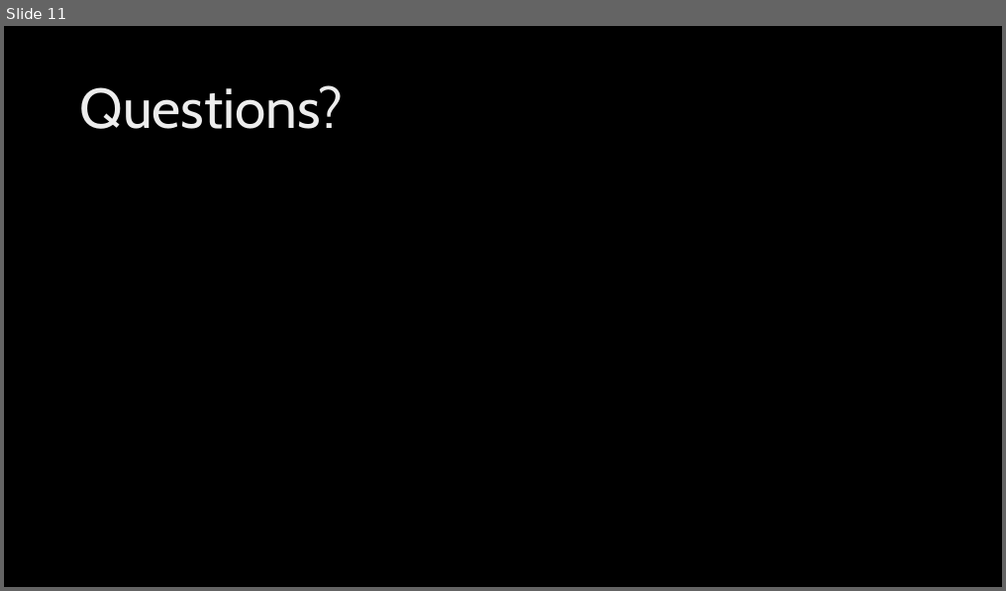
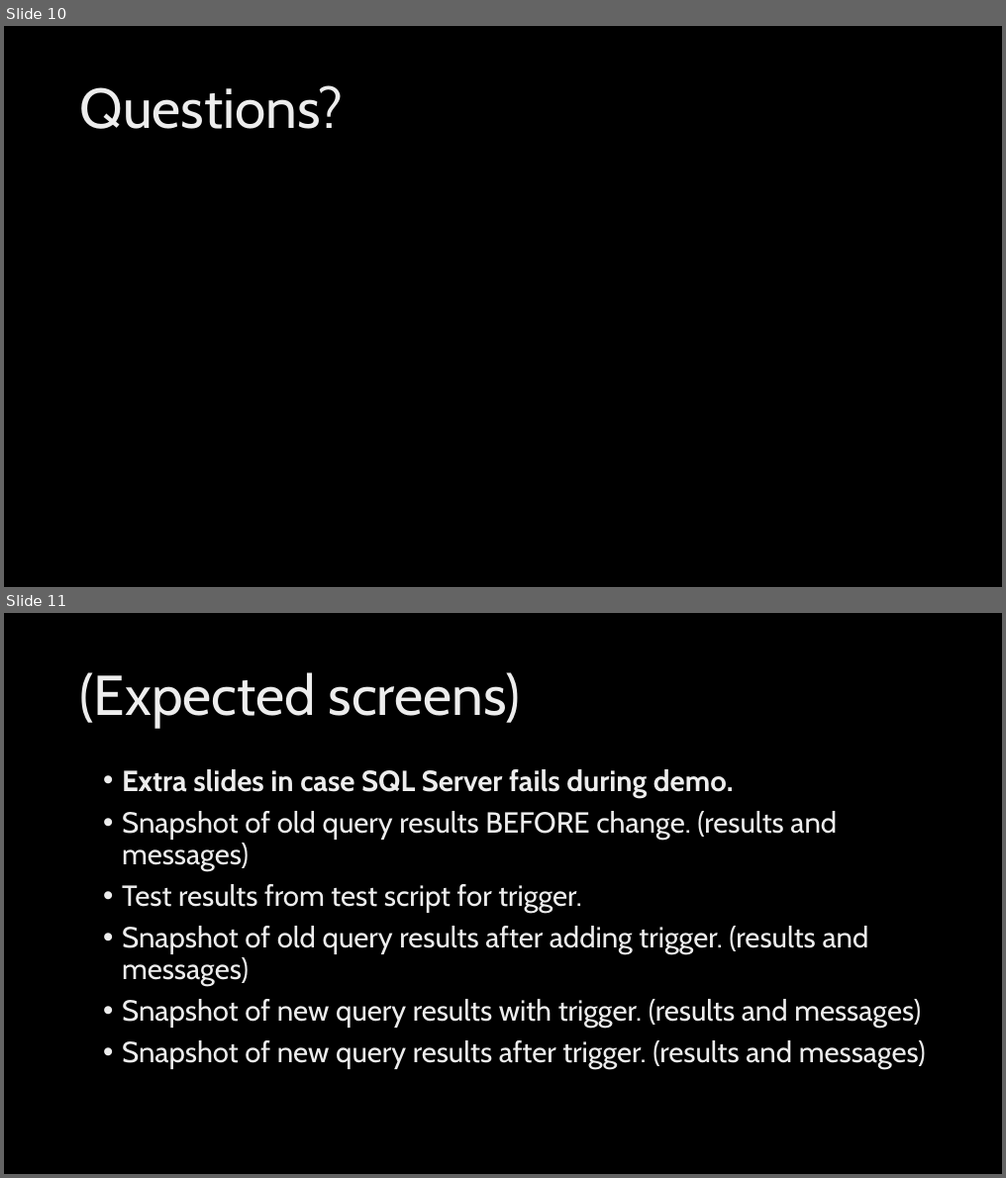
Before and after one commit to poedevop-fm/Database-Refactoring-Demo, a slide deck: Triggers & Refactoring.pptx. Shown one above the other, each under a label of ours: slide 11 before the commit, slides 10 and 11 after it. The pictures are 1006x591 and 1006x1178 pixels, drawn with LibreOffice and Linux fonts; fonts in the diff are those of the drawing; background and template pictures are left out. Boxes give left, top, right and bottom in pixels: in the first picture for what was removed or moved away, otherwise in the second. Text is boxed around its words. In the diff, an @@ line names an element or a change of style, - is before the commit and + after.

Commit message:
Fixed bugs found during first run-through
Did a dry run through the entire presentation and found several flaws:
* Need to add a DEFAULT contraint during expansion
* Steps were misnumbered
* Deleted the feature flag stuff - it's not relevant
* Merged slides in powerpoint presentation to simplify (and reduce time). For example, I eliminated the "Who am I?" slide as unnecessary and merged the what and why for triggers - I assume people at the meeting know what a trigger is.
* Rebuilt Slides.docx from the original Powerpoint file

```diff
--- a/Triggers & Refactoring.pptx
+++ b/Triggers & Refactoring.pptx
@@ slide 11 added at (x1=4, y1=613, x2=1002, y2=1174), background picture (left out) @@
@@ title added at (x1=80, y1=672, x2=520, y2=728), 54 pt, text gradient #BFBFBF to #EDEDED to #FFFFFF @@
+(Expected screens)
@@ text added at (x1=122, y1=769, x2=926, y2=1070), 28 pt, text gradient #BFBFBF to #EDEDED to #FFFFFF @@
+• Extra slides in case SQL Server fails during demo.
+• Snapshot of old query results BEFORE change. (results and messages)
+• Test results from test script for trigger.
+• Snapshot of old query results after adding trigger. (results and messages)
+• Snapshot of new query results with trigger. (results and messages)
+• Snapshot of new query results after trigger. (results and messages)
@@ what was slide 11 is now slide 10 @@
```
Also in this commit, not shown: 1 slide changed, 1 other slide added, 2 slides removed, 3 other files.
